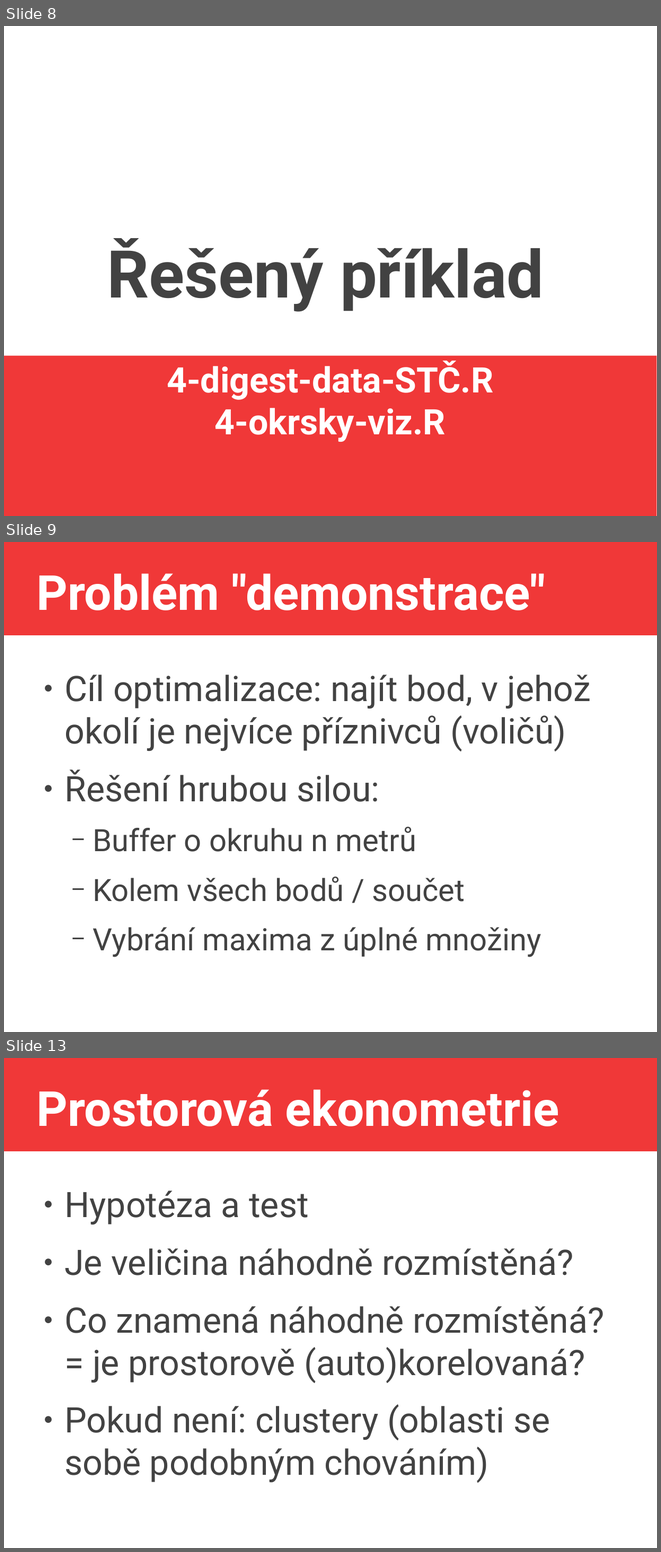
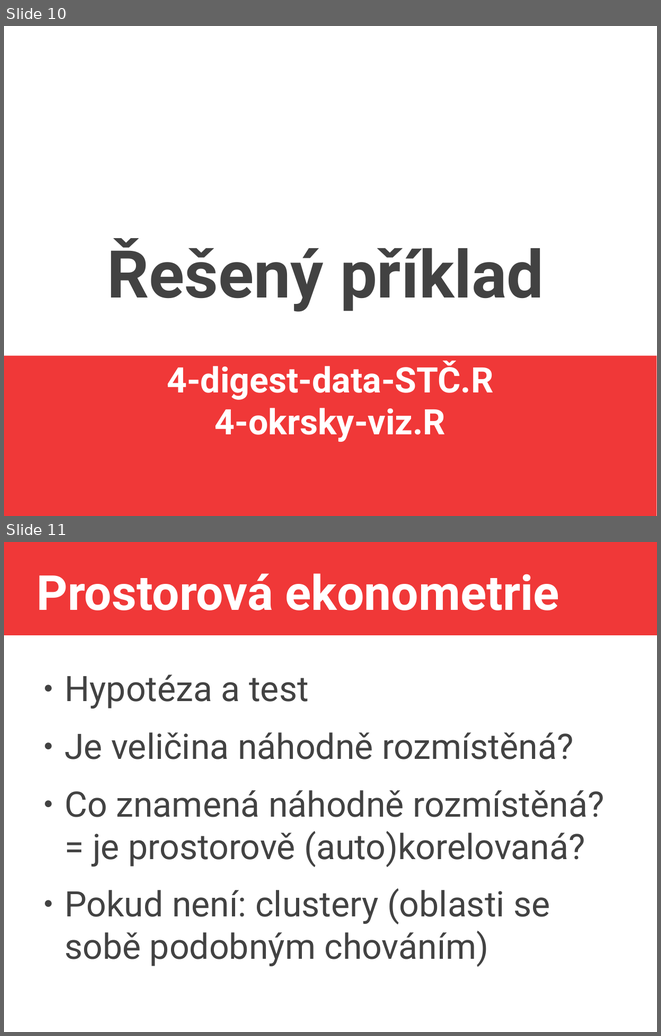
Before and after one commit to jlacko/4EK418, a slide deck: prez/4 - advanced calculations.odp. Shown one above the other, each under a label of ours: slides 8, 9 and 13 before the commit, slides 10 and 11 after it; the slides between them are not shown. The pictures are 661x1552 and 661x1036 pixels, drawn with LibreOffice and Linux fonts; fonts in the diff are those of the drawing. Boxes give left, top, right and bottom in pixels: in the first picture for what was removed or moved away, otherwise in the second. Text is boxed around its words. In the diff, an @@ line names an element or a change of style, - is before the commit and + after.

```diff
--- a/prez/4 - advanced calculations.odp
+++ b/prez/4 - advanced calculations.odp
@@ slide 9 removed at (4, 542, 657, 1032), background #FFFFFF; not listed: 1 template element that a slide beside it also shows @@
@@ title removed at (36, 573, 545, 610) @@
-Problém "demonstrace"
@@ text removed at (64, 674, 591, 957) @@
-● Cíl optimalizace: najít bod, v jehož okolí je nejvíce příznivců (voličů)
-● Řešení hrubou silou:
-  − Buffer o okruhu n metrů
-  − Kolem všech bodů / součet
-  − Vybrání maxima z úplné množiny
@@ what was slide 8 is now slide 10 @@
@@ what was slide 13 is now slide 11 @@
```
Also in this commit, not shown: 7 slides changed, 4 slides added, 2 other slides removed, 8 other files.
